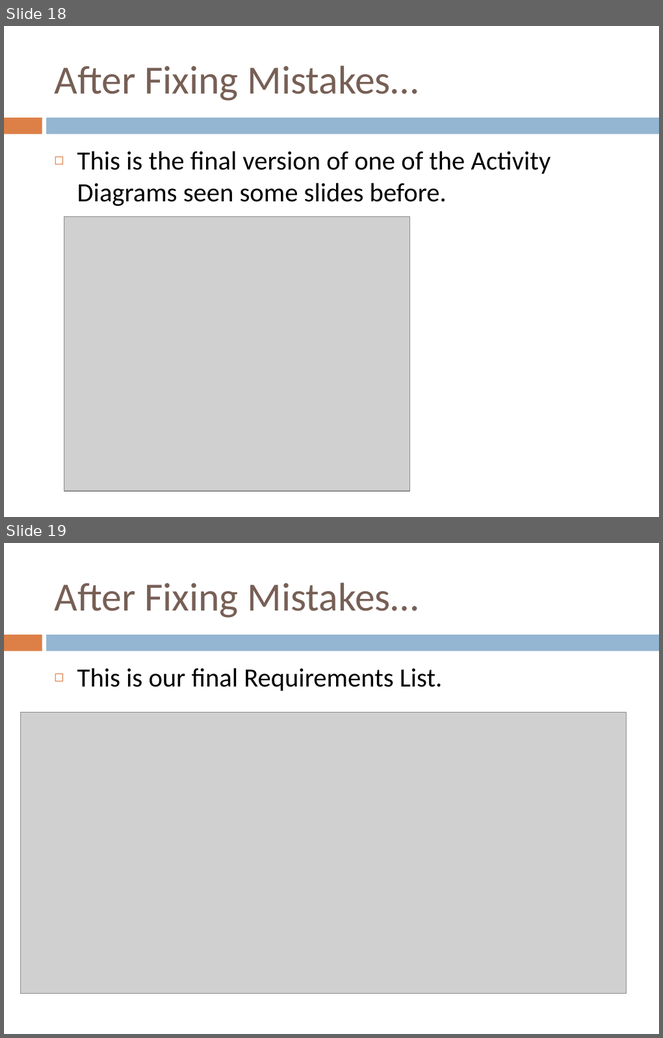
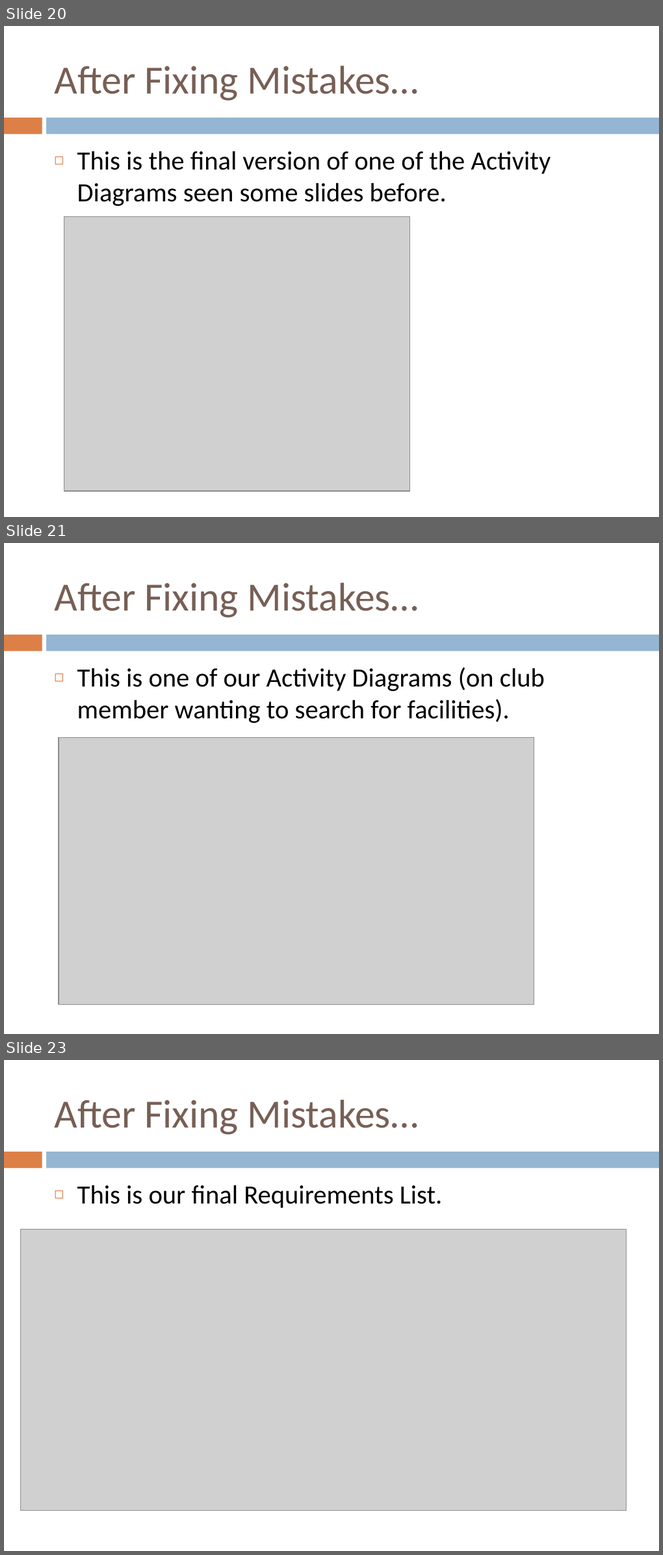
Before and after one commit to ledz1996/Group4Assng, a slide deck: csci222 a1 ppt.pptx. Shown one above the other, each under a label of ours: slides 18 and 19 before the commit, slides 20, 21 and 23 after it; the slides between them are not shown. The pictures are 663x1038 and 663x1555 pixels, drawn with LibreOffice and Linux fonts; fonts in the diff are those of the drawing; grey boxes stand for pictures. Boxes give left, top, right and bottom in pixels: in the first picture for what was removed or moved away, otherwise in the second. Text is boxed around its words. In the diff, an @@ line names an element or a change of style, - is before the commit and + after.

```diff
--- a/csci222 a1 ppt.pptx
+++ b/csci222 a1 ppt.pptx
@@ slide 21 added at (x1=4, y1=543, x2=659, y2=1034), background #FFFFFF; not listed: 2 template elements that a slide beside it also shows @@
@@ title added at (x1=54, y1=583, x2=419, y2=618), 44 pt, text #775F55 @@
+After Fixing Mistakes…
@@ text added at (x1=77, y1=667, x2=545, y2=723), 29 pt, text #000000 @@
+◻ This is one of our Activity Diagrams (on club member wanting to search for facilities).
@@ picture added at (x1=59, y1=737, x2=534, y2=1005) @@
@@ what was slide 18 is now slide 20 @@
@@ what was slide 19 is now slide 23 @@
```
Also in this commit, not shown: 4 slides changed, 3 other slides added, 4 other files.
